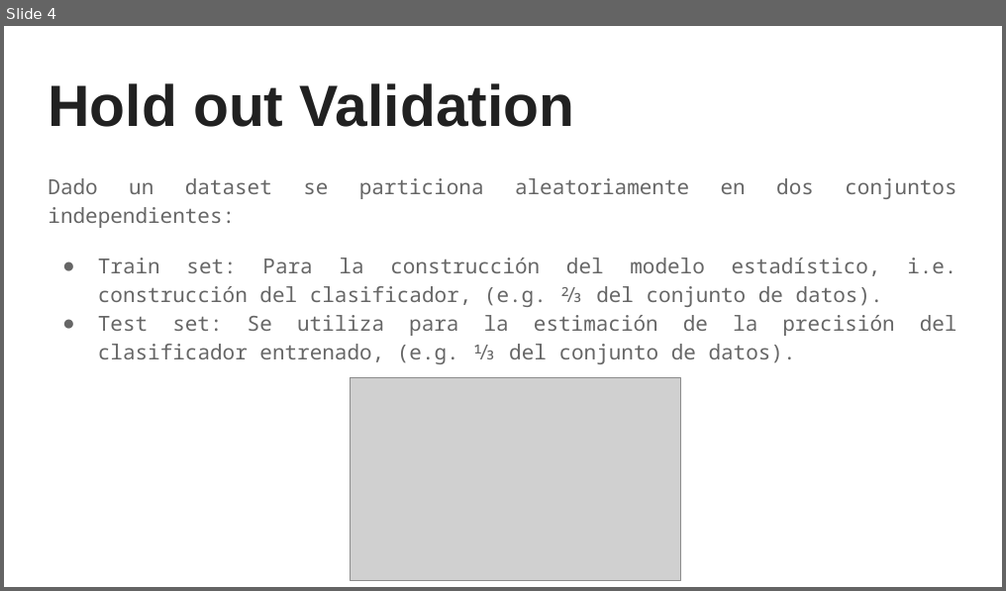
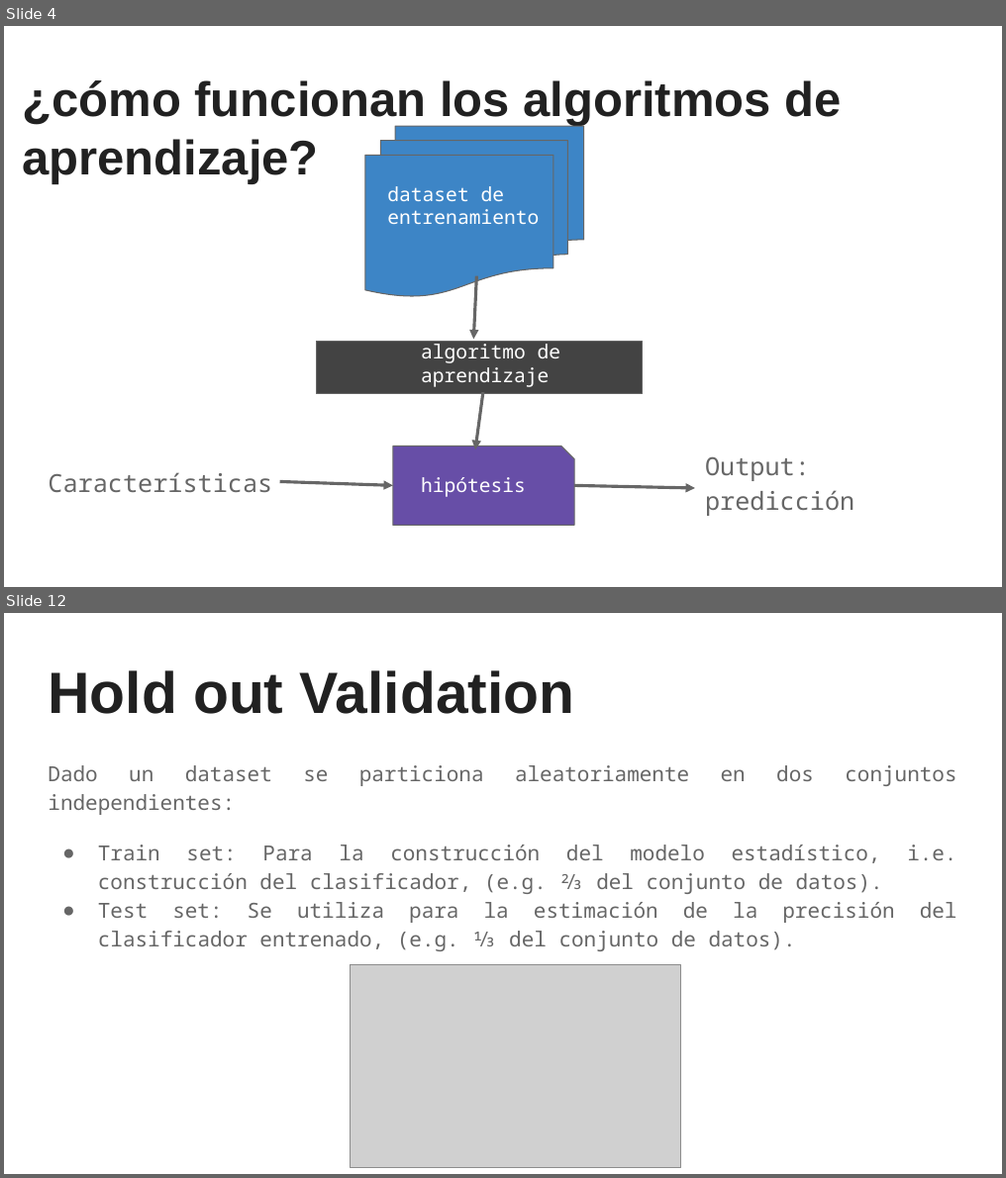
Before and after one commit to sainosmichelle/sainosmichelle.github.io, a slide deck: assets/files/Tema3/3. Técnicas de validación.pptx. Shown one above the other, each under a label of ours: slide 4 before the commit, slides 4 and 12 after it; the slides between them are not shown. The pictures are 1006x591 and 1006x1178 pixels, drawn with LibreOffice and Linux fonts; fonts in the diff are those of the drawing; grey boxes stand for pictures. Boxes give left, top, right and bottom in pixels: in the first picture for what was removed or moved away, otherwise in the second. Text is boxed around its words. In the diff, an @@ line names an element or a change of style, - is before the commit and + after.

```diff
--- a/assets/files/Tema3/3. Técnicas de validación.pptx
+++ b/assets/files/Tema3/3. Técnicas de validación.pptx
@@ slide 4 added at (4,26,1002,587), background #FFFFFF @@
@@ title added at (22,80,841,184), 35 pt, text #212121, bold @@
+¿cómo funcionan los algoritmos de aprendizaje?
@@ flow chart multidocument added at (365,126,584,296), fill #3D85C6, outline #666666 0.75 pt @@
@@ text added at (387,186,539,224), 14 pt, text #FFFFFF @@
+dataset de entrenamiento
@@ arrow added from (477, 276) to (474, 340), #666666 2.25 pt @@
@@ rectangle added at (317,342,642,394), fill #434343, outline #666666 0.75 pt @@
@@ text added at (421,344,561,387), 14 pt, text #FFFFFF @@
+algoritmo de aprendizaje
@@ arrow added from (483, 392) to (475, 450), #666666 2.25 pt @@
@@ snip rect added at (393,446,575,525), fill #674EA7, outline #666666 0.75 pt @@
@@ text added at (705,457,854,516), 18 pt, text #666666 @@
+Output: predicción
@@ text added at (48,472,272,492), 18 pt, text #666666 @@
+Características
@@ arrow added from (279, 482) to (393, 486), #666666 2.25 pt @@
@@ text added at (421,477,526,497), 14 pt, text #FFFFFF @@
+hipótesis
@@ arrow added from (575, 486) to (695, 488), #666666 2.25 pt @@
@@ what was slide 4 is now slide 12 @@
```
Also in this commit, not shown: 3 slides changed, 10 other slides added, 9 other files.
